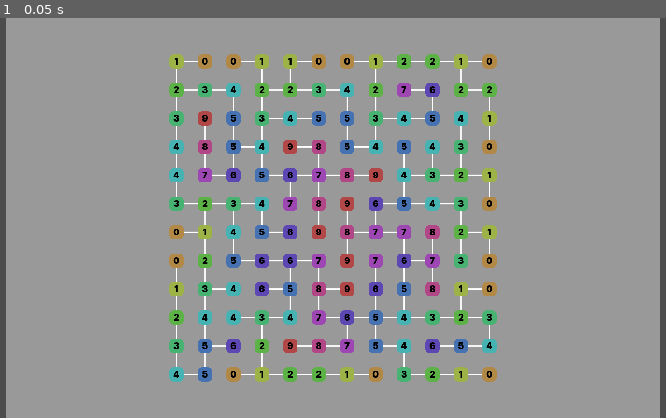
Above: before the commit, frame 1.
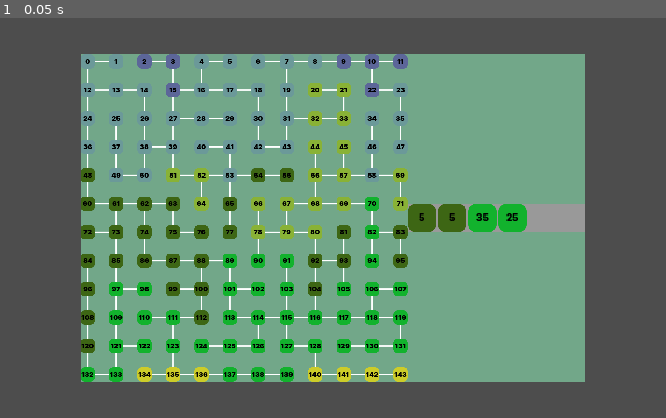
Above: after the commit, the same moment.

Repository: Pe3Hu/whao
Game: Godot game, scene res://entities/world/world.tscn
Two runs of this game, one before a commit and one after it. Both use one fixed random seed, a clock stepped at 60 frames per second and the inputs below.
Inputs:
- Up to frame 1 (0.05 s): no input

The runs differ from the first frame. In frame 1, 97% of the frame differs, in the area x 0-100%, y 0-100%.

Commit message:
version 0.005
1. Station, Flock, Beast entities added

Diff:
--- /dev/null
+++ b/entities/beast/beast.gd
@@ -0,0 +1 @@
+class_name Beast extends PanelContainer
--- a/entities/monster/monster.json
+++ b/entities/beast/beast.json
@@ -1,5 +1,4 @@
-{
-"blank":[
+[
  {
   "title": "owl",
   "skin": "feathers",
@@ -13,7 +12,11 @@
   "level 6": "3,3,36,7",
   "level 7": "4,4,48,8",
   "level 8": "6,6,60,9",
-  "level 9": "9,9,72,10"
+  "level 9": "9,9,72,10",
+  "terrain jungle": 3,
+  "terrain tundra": 8,
+  "terrain mountain": 5,
+  "terrain plain": 2
  },
  {
   "title": "raven",
@@ -28,7 +31,10 @@
   "level 6": "6,24,12,7",
   "level 7": "8,32,16,8",
   "level 8": "12,40,20,9",
-  "level 9": "18,48,24,10"
+  "level 9": "18,48,24,10",
+  "terrain tundra": 4,
+  "terrain swamp": 6,
+  "terrain plain": 8
  },
  {
   "title": "hawk",
@@ -43,7 +49,10 @@
   "level 6": "12,6,24,7",
   "level 7": "16,8,32,8",
   "level 8": "20,12,40,9",
-  "level 9": "24,18,48,10"
+  "level 9": "24,18,48,10",
+  "terrain mountain": 9,
+  "terrain desert": 5,
+  "terrain plain": 4
  },
  {
   "title": "bear",
@@ -58,7 +67,10 @@
   "level 6": "36,3,3,7",
   "level 7": "48,4,4,8",
   "level 8": "60,6,6,9",
-  "level 9": "72,9,9,10"
+  "level 9": "72,9,9,10",
+  "terrain jungle": 4,
+  "terrain tundra": 6,
+  "terrain mountain": 8
  },
  {
   "title": "cougar",
@@ -73,7 +85,11 @@
   "level 6": "12,24,6,7",
   "level 7": "16,32,8,8",
   "level 8": "20,40,12,9",
-  "level 9": "24,48,18,10"
+  "level 9": "24,48,18,10",
+  "terrain jungle": 8,
+  "terrain mountain": 2,
+  "terrain swamp": 3,
+  "terrain plain": 5
  },
  {
   "title": "wolf",
@@ -88,7 +104,10 @@
   "level 6": "24,6,12,7",
   "level 7": "32,8,16,8",
   "level 8": "40,12,20,9",
-  "level 9": "48,18,24,10"
+  "level 9": "48,18,24,10",
+  "terrain tundra": 9,
+  "terrain desert": 3,
+  "terrain plain": 6
  },
  {
   "title": "turtle",
@@ -103,7 +122,10 @@
   "level 6": "6,12,24,7",
   "level 7": "8,16,32,8",
   "level 8": "12,20,40,9",
-  "level 9": "18,24,48,10"
+  "level 9": "18,24,48,10",
+  "terrain desert": 7,
+  "terrain swamp": 8,
+  "terrain plain": 3
  },
  {
   "title": "crocodile",
@@ -118,7 +140,10 @@
   "level 6": "24,12,6,7",
   "level 7": "32,16,8,8",
   "level 8": "40,20,12,9",
-  "level 9": "48,24,18,10"
+  "level 9": "48,24,18,10",
+  "terrain jungle": 5,
+  "terrain desert": 4,
+  "terrain swamp": 9
  },
  {
   "title": "cobra",
@@ -133,7 +158,9 @@
   "level 6": "3,36,3,7",
   "level 7": "4,48,4,8",
   "level 8": "6,60,6,9",
-  "level 9": "9,72,9,10"
+  "level 9": "9,72,9,10",
+  "terrain jungle": 6,
+  "terrain mountain": 3,
+  "terrain desert": 9
  }
 ]
-}
--- /dev/null
+++ b/entities/beast/beast.tscn
@@ -0,0 +1,9 @@
+[gd_scene load_steps=3 format=3 uid="uid://ca4e6omodx10y"]
+
+[ext_resource type="Script" path="res://entities/beast/beast.gd" id="1_aym5n"]
+
+[sub_resource type="StyleBoxFlat" id="StyleBoxFlat_0uytx"]
+
+[node name="Beast" type="PanelContainer"]
+theme_override_styles/panel = SubResource("StyleBoxFlat_0uytx")
+script = ExtResource("1_aym5n")
--- /dev/null
+++ b/entities/beast/beast_resource.gd
@@ -0,0 +1 @@
+class_name BeastResource extends Resource
--- a/entities/crossroad/crossroad.gd
+++ b/entities/crossroad/crossroad.gd
@@ -28,8 +28,10 @@
 	return self
 
 func update() -> void:
-	%Remoteness.text = str(resource.deadend_remoteness)
-	%TextureRect.modulate = Color.from_hsv(float(resource.deadend_remoteness + 1) / maze.resource.max_deadend_remoteness, 0.6, 0.7)
+	#%Remoteness.text = str(resource.deadend_remoteness)
+	%Index.text = str(resource.index)
+	if resource.terrain != "":
+		%TextureRect.modulate = Global.color.terrain[resource.terrain]#Color.from_hsv(float(resource.deadend_remoteness + 1) / maze.resource.max_deadend_remoteness, 0.6, 0.7)
 	#if resource.is_origin:
 		#origin = "origin"
 	#else:
--- /dev/null
+++ b/entities/crossroad/crossroad.json
@@ -0,0 +1,109 @@
+[
+ {
+  "remoteness": 0,
+  "hazard 1": 70,
+  "hazard 2": 20,
+  "hazard 3": 10,
+  "rarity common": 80,
+  "rarity uncommon": 15,
+  "rarity rare": 5
+ },
+ {
+  "remoteness": 1,
+  "hazard 1": 35,
+  "hazard 2": 25,
+  "hazard 3": 25,
+  "hazard 4": 15,
+  "rarity common": 55,
+  "rarity uncommon": 30,
+  "rarity rare": 10,
+  "rarity epic": 4,
+  "rarity legendary": 1
+ },
+ {
+  "remoteness": 2,
+  "hazard 2": 30,
+  "hazard 3": 40,
+  "hazard 4": 30,
+  "rarity common": 30,
+  "rarity uncommon": 40,
+  "rarity rare": 15,
+  "rarity epic": 10,
+  "rarity legendary": 5
+ },
+ {
+  "remoteness": 3,
+  "hazard 3": 50,
+  "hazard 4": 20,
+  "hazard 5": 30,
+  "rarity common": 20,
+  "rarity uncommon": 35,
+  "rarity rare": 20,
+  "rarity epic": 15,
+  "rarity legendary": 10
+ },
+ {
+  "remoteness": 4,
+  "hazard 3": 15,
+  "hazard 4": 30,
+  "hazard 5": 35,
+  "hazard 6": 20,
+  "rarity common": 10,
+  "rarity uncommon": 30,
+  "rarity rare": 25,
+  "rarity epic": 20,
+  "rarity legendary": 15
+ },
+ {
+  "remoteness": 5,
+  "hazard 4": 20,
+  "hazard 5": 30,
+  "hazard 6": 40,
+  "hazard 7": 10,
+  "rarity uncommon": 25,
+  "rarity rare": 30,
+  "rarity epic": 25,
+  "rarity legendary": 20
+ },
+ {
+  "remoteness": 6,
+  "hazard 5": 30,
+  "hazard 6": 35,
+  "hazard 7": 20,
+  "hazard 8": 15,
+  "rarity uncommon": 10,
+  "rarity rare": 35,
+  "rarity epic": 30,
+  "rarity legendary": 25
+ },
+ {
+  "remoteness": 7,
+  "hazard 5": 10,
+  "hazard 6": 25,
+  "hazard 7": 30,
+  "hazard 8": 25,
+  "hazard 9": 10,
+  "rarity rare": 40,
+  "rarity epic": 30,
+  "rarity legendary": 30
+ },
+ {
+  "remoteness": 8,
+  "hazard 6": 10,
+  "hazard 7": 30,
+  "hazard 8": 30,
+  "hazard 9": 30,
+  "rarity rare": 30,
+  "rarity epic": 30,
+  "rarity legendary": 40
+ },
+ {
+  "remoteness": 9,
+  "hazard 7": 10,
+  "hazard 8": 20,
+  "hazard 9": 70,
+  "rarity rare": 20,
+  "rarity epic": 30,
+  "rarity legendary": 50
+ }
+]
--- a/entities/crossroad/crossroad.tscn
+++ b/entities/crossroad/crossroad.tscn
@@ -30,6 +30,7 @@
 
 [node name="Remoteness" type="Label" parent="."]
 unique_name_in_owner = true
+visible = false
 layout_mode = 2
 theme_override_colors/font_color = Color(0, 0, 0, 1)
 theme_override_fonts/font = ExtResource("2_cssey")
@@ -37,3 +38,13 @@
 text = "0"
 horizontal_alignment = 1
 vertical_alignment = 1
+
+[node name="Index" type="Label" parent="."]
+unique_name_in_owner = true
+layout_mode = 2
+theme_override_colors/font_color = Color(0, 0, 0, 1)
+theme_override_fonts/font = ExtResource("2_cssey")
+theme_override_font_sizes/font_size = 30
+text = "0"
+horizontal_alignment = 1
+vertical_alignment = 1
--- a/entities/crossroad/crossroad_resource.gd
+++ b/entities/crossroad/crossroad_resource.gd
@@ -12,6 +12,9 @@
 var neighbors: Dictionary
 var index: int
 var deadend_remoteness: int = -1
+var hazard: int
+var heat: float
+var terrain: String
 
 var arrow_size: Vector2 = Vector2(32, 32)
 
@@ -25,6 +28,7 @@
 	index = maze.crossroads.size()
 	maze.crossroads.append(self)
 	maze.grids[grid] = self
+	heat = maze.noise.get_noise_2dv(grid)
 	return self
 
 func inactive_all_outputs() -> void:
@@ -91,3 +95,13 @@
 
 func get_manhattan_distance(crossroad_: CrossroadResource) -> int:
 	return abs(grid.x - crossroad_.grid.x) + abs(grid.y - crossroad_.grid.y)
+
+func roll_hazard() -> void:
+	var description = Global.dict.crossroad.remoteness[deadend_remoteness]
+	hazard = int(Global.get_random_key(description.hazard)) * 10 - 5
+
+func roll_flock() -> FlockResource:
+	var flock_resource = FlockResource.new()
+
+
+	return flock_resource
--- /dev/null
+++ b/entities/flock/flock.gd
@@ -0,0 +1,17 @@
+class_name Flock extends PanelContainer
+
+
+var route: Route:
+	set = set_route
+var resource: FlockResource:
+	set = set_resource
+
+
+func set_resource(resource_: FlockResource) -> Flock:
+	resource = resource_
+	return self
+
+func set_route(route_: Route) -> Flock:
+	route = route_
+	route.get_node("%Milestones").add_child(self)
+	return self
--- /dev/null
+++ b/entities/flock/flock.tscn
@@ -0,0 +1,16 @@
+[gd_scene load_steps=3 format=3 uid="uid://b61qq0cvhwbcv"]
+
+[ext_resource type="Script" path="res://entities/flock/flock.gd" id="1_yl55p"]
+
+[sub_resource type="StyleBoxFlat" id="StyleBoxFlat_0uytx"]
+
+[node name="Flock" type="PanelContainer"]
+theme_override_styles/panel = SubResource("StyleBoxFlat_0uytx")
+script = ExtResource("1_yl55p")
+
+[node name="Beasts" type="GridContainer" parent="."]
+unique_name_in_owner = true
+layout_mode = 2
+theme_override_constants/h_separation = 4
+theme_override_constants/v_separation = 4
+columns = 3
--- /dev/null
+++ b/entities/flock/flock_resource.gd
@@ -0,0 +1,17 @@
+class_name FlockResource extends Resource
+
+
+var route: RouteResource:
+	set = set_route
+var crossroad: CrossroadResource:
+	set = set_crossroad
+var hazard: int
+
+
+func set_crossroad(crossroad_: CrossroadResource) -> FlockResource:
+	crossroad = crossroad_
+	return self
+
+func set_route(route_: RouteResource) -> FlockResource:
+	route = route_
+	return self
--- a/entities/maze/maze.gd
+++ b/entities/maze/maze.gd
@@ -19,8 +19,8 @@
 
 func set_resource(resource_: MazeResource) -> Maze:
 	resource = resource_
-	custom_minimum_size = resource.total_size
-	size = resource.total_size
+	custom_minimum_size = resource.total_size * 0.5
+	size = resource.total_size * 0.5
 
 	init_crossroads()
 	init_trails()
--- a/entities/maze/maze_resource.gd
+++ b/entities/maze/maze_resource.gd
@@ -10,6 +10,8 @@
 var previous_origin: CrossroadResource
 var origin: CrossroadResource
 var deadends: Array[CrossroadResource]
+var entrances: Array[CrossroadResource]
+var noise = FastNoiseLite.new()
 
 var n: int = 12
 var rows: int = n
@@ -36,6 +38,7 @@
 	roll_random_pattern()
 	calc_crossroads_deadend_remoteness()
 	limit_max_deadend_remoteness()
+	init_terrains()
 	return self
 
 func init_crossroads() -> void:
@@ -81,14 +84,16 @@
 	var visited = []
 	var current: Array[CrossroadResource]
 	var next = []
-	var border_crossroads = crossroads.filter(func(a): return a.grid.x == 0 or a.grid.x == cols -1 or a.grid.y == 0 or a.grid.y == rows -1)
-
-	for crossroad in border_crossroads:
+	entrances = crossroads.filter(func(a): return a.grid.x == 0 or a.grid.x == cols -1 or a.grid.y == 0 or a.grid.y == rows -1)
+
+	for crossroad in entrances:
 		var _trails = crossroad.trails.keys().filter(func(a): return a.is_active)
 
 		if _trails.size() == 1:
 			current.append(crossroad)
 
+	entrances.clear()
+	entrances.append_array(current)
 	var unvisited = crossroads.filter(func(a): return !current.has(a))
 
 	while !unvisited.is_empty() and max_deadend_remoteness < cols * rows:
@@ -141,3 +146,56 @@
 	while limit_deadend_remoteness < max_deadend_remoteness and counter > 0:
 		recalc_max_deadend_remoteness()
 		counter -= 1
+
+	for crossroad in crossroads:
+		crossroad.roll_hazard()
+
+func init_terrains() -> void:
+	noise.seed = 0
+	var min_heat = 1
+	var max_heat = 0
+
+	for crossroad in crossroads:
+		if crossroad.heat > max_heat:
+			max_heat = crossroad.heat
+		if crossroad.heat < min_heat:
+			min_heat = crossroad.heat
+
+	var terrains = {}
+	terrains["desert"] = 5
+	terrains["jungle"] = 3
+	terrains["swamp"] = 1
+	terrains["plain"] = -1
+	terrains["mountain"] = -3
+	terrains["tundra"] = -5
+	var current = []
+	var next = {}
+
+	for crossroad in crossroads:
+		crossroad.heat = roundi(remap(crossroad.heat, min_heat, max_heat, -5, 5))#min_heat, max_heat, crossroad.heat)
+
+		if crossroad.trails.keys().filter(func(a): return a.is_active).size() == 1:
+			var options = terrains.keys().filter(func (a): return abs(terrains[a] - crossroad.heat) <= 1)
+			crossroad.terrain = options.pick_random()
+			current.append(crossroad)
+
+	var unvisited = crossroads.filter(func(a): return !current.has(a))
+
+	while !unvisited.is_empty():
+		next = {}
+
+		for crossroad in current:
+			var neighbors = crossroad.neighbors.keys().filter(func(a): return crossroad.neighbors[a].is_active and a.terrain == "" and !next.has(a) and unvisited.has(a))
+
+			for neighbor in neighbors:
+				if !next.has(neighbor):
+					next[neighbor] = []
+
+				next[neighbor].append(crossroad.terrain)
+
+		for crossroad in next:
+			crossroad.terrain = next[crossroad].pick_random()
+
+		current.clear()
+		current.append_array(next.keys())
+		unvisited = unvisited.filter(func(a): return !current.has(a))
--- a/entities/milestone/milestone.gd
+++ b/entities/milestone/milestone.gd
@@ -1,20 +1,16 @@
 @tool
-class_name Token extends TextureRect
+class_name Milestone extends TextureRect
 
 
-@export_enum(
-	"fury", "cunning", "wisdom",
-	"exploration", "extraction",
-	"fang", "claw",
-	"stamina", "experience"
-				) var type: String = "fury":
-	set(type_):
-		type = type_
-		material = load("res://entities/token/materials/" + type + ".tres")
-		texture = load("res://entities/token/images/" + type + ".png")
-@export var value: int:
-	set(value_):
-		value = value_
-		%Value.text = str(value)
+@export var terrain: String:
+	set(terrain_):
+		terrain = terrain_
+		modulate = Global.color.terrain[terrain]
 	get:
-		return value
+		return terrain
+@export var hazard: int:
+	set(hazard_):
+		hazard = hazard_
+		%Hazard.text = str(hazard)
+	get:
+		return hazard
--- a/entities/milestone/milestone.tscn
+++ b/entities/milestone/milestone.tscn
@@ -1,30 +1,20 @@
-[gd_scene load_steps=5 format=3 uid="uid://b87qrflqy2l2w"]
+[gd_scene load_steps=4 format=3 uid="uid://b87qrflqy2l2w"]
 
-[ext_resource type="Material" uid="uid://cdqjhsknqpkb1" path="res://entities/token/materials/stamina.tres" id="1_6vrxo"]
 [ext_resource type="Texture2D" uid="uid://bwaqdxks7q6pf" path="res://entities/milestone/images/milestone.png" id="2_gnrub"]
-[ext_resource type="Script" path="res://entities/token/token.gd" id="3_jbqw8"]
+[ext_resource type="Script" path="res://entities/milestone/milestone.gd" id="2_tbc2p"]
 [ext_resource type="FontFile" uid="uid://33eqagvh85us" path="res://assets/fonts/digital/Inter-Black.ttf" id="4_hv02a"]
 
-[node name="Token" type="TextureRect"]
-material = ExtResource("1_6vrxo")
-anchors_preset = 8
-anchor_left = 0.5
-anchor_top = 0.5
-anchor_right = 0.5
-anchor_bottom = 0.5
-offset_left = -16.0
-offset_top = -16.0
-offset_right = 16.0
-offset_bottom = 16.0
-grow_horizontal = 2
-grow_vertical = 2
+[node name="Milestone" type="TextureRect"]
+offset_right = 64.0
+offset_bottom = 64.0
 size_flags_horizontal = 4
-size_flags_vertical = 4
+size_flags_vertical = 6
 texture = ExtResource("2_gnrub")
-script = ExtResource("3_jbqw8")
+script = ExtResource("2_tbc2p")
 
-[node name="Value" type="Label" parent="."]
+[node name="Hazard" type="Label" parent="."]
 unique_name_in_owner = true
+z_index = 1
 custom_minimum_size = Vector2(32, 32)
 layout_mode = 1
 anchors_preset = 8
@@ -38,9 +28,9 @@
 offset_bottom = 12.5
 grow_horizontal = 2
 grow_vertical = 2
-theme_override_colors/font_color = Color(1, 1, 1, 1)
+theme_override_colors/font_color = Color(0, 0, 0, 1)
 theme_override_fonts/font = ExtResource("4_hv02a")
 theme_override_font_sizes/font_size = 20
-text = "0"
+text = "1"
 horizontal_alignment = 1
 vertical_alignment = 1
--- a/entities/planet/planet.gd
+++ b/entities/planet/planet.gd
@@ -14,6 +14,7 @@
 func _ready() -> void:
 	resource = PlanetResource.new()
 	%Maze.set_resource(resource.maze).set_planet(self)
+	%Station.set_resource(resource.station).set_planet(self)
 
 	init_guilds()
 	init_dungeons()
--- a/entities/planet/planet.tscn
+++ b/entities/planet/planet.tscn
@@ -1,9 +1,11 @@
-[gd_scene load_steps=4 format=3 uid="uid://bm5me58j23h86"]
+[gd_scene load_steps=5 format=3 uid="uid://bm5me58j23h86"]
 
 [ext_resource type="Script" path="res://entities/planet/planet.gd" id="1_piy68"]
 [ext_resource type="PackedScene" uid="uid://c0f5w4dd4rvd5" path="res://entities/maze/maze.tscn" id="2_xqfb0"]
+[ext_resource type="PackedScene" uid="uid://bwst6ot0ty4xa" path="res://entities/station/station.tscn" id="3_cb7wy"]
 
 [sub_resource type="StyleBoxFlat" id="StyleBoxFlat_0uytx"]
+bg_color = Color(0.448093, 0.655197, 0.538936, 1)
 
 [node name="Planet" type="PanelContainer" node_paths=PackedStringArray("dungeons", "guilds")]
 anchors_preset = 8
@@ -13,6 +15,8 @@
 anchor_bottom = 0.5
 grow_horizontal = 2
 grow_vertical = 2
+size_flags_horizontal = 4
+size_flags_vertical = 4
 theme_override_styles/panel = SubResource("StyleBoxFlat_0uytx")
 script = ExtResource("1_piy68")
 dungeons = NodePath("HBox/Dungeons")
@@ -23,11 +27,8 @@
 theme_override_constants/separation = 0
 alignment = 1
 
-[node name="Maze" parent="HBox" instance=ExtResource("2_xqfb0")]
-unique_name_in_owner = true
-layout_mode = 2
-
 [node name="Dungeons" type="VBoxContainer" parent="HBox"]
+visible = false
 layout_mode = 2
 theme_override_constants/separation = 0
 alignment = 1
@@ -37,3 +38,11 @@
 layout_mode = 2
 theme_override_constants/separation = 0
 alignment = 1
+
+[node name="Maze" parent="HBox" instance=ExtResource("2_xqfb0")]
+unique_name_in_owner = true
+layout_mode = 2
+
+[node name="Station" parent="HBox" instance=ExtResource("3_cb7wy")]
+unique_name_in_owner = true
+layout_mode = 2
--- a/entities/planet/planet_resource.gd
+++ b/entities/planet/planet_resource.gd
@@ -4,6 +4,7 @@
 var dungeons: Array[DungeonResource]
 var guilds: Array[GuildResource]
 var maze: MazeResource
+var station: StationResource
 var forge: ForgeResource
 
 
@@ -11,6 +12,8 @@
 	maze = MazeResource.new()
 	maze.planet = self
 	forge = ForgeResource.new()
+	station = StationResource.new()
+	station.planet = self
 
 	init_guilds()
 	init_dungeons()
--- a/entities/route/route.gd
+++ b/entities/route/route.gd
@@ -1 +1,31 @@
 class_name Route extends PanelContainer
+
+
+@onready var milestone_scene = preload("res://entities/milestone/milestone.tscn")
+@onready var flock_scene = preload("res://entities/flock/flock.tscn")
+
+var station: Station:
+	set = set_station
+var resource: RouteResource:
+	set = set_resource
+
+
+func set_station(station_: Station) -> Route:
+	station = station_
+	station.get_node("%Routes").add_child(self)
+	init_milestones()
+	return self
+
+func set_resource(resource_: RouteResource) -> Route:
+	resource = resource_
+	return self
+
+func init_milestones() -> void:
+	for crossroad_resource in resource.crossroads:
+		var milestone = milestone_scene.instantiate()
+		milestone.hazard = crossroad_resource.hazard
+		milestone.terrain = crossroad_resource.terrain
+		%Milestones.add_child(milestone)
+
+		var flock = flock_scene.instantiate()
+		#flock.set_crossroad(crossroad_resource).set_route(self)
--- a/entities/route/route.tscn
+++ b/entities/route/route.tscn
@@ -7,3 +7,9 @@
 [node name="Route" type="PanelContainer"]
 theme_override_styles/panel = SubResource("StyleBoxFlat_0uytx")
 script = ExtResource("1_2hdwv")
+
+[node name="Milestones" type="HBoxContainer" parent="."]
+unique_name_in_owner = true
+layout_mode = 2
+theme_override_constants/separation = 4
+alignment = 1
--- a/entities/route/route_resource.gd
+++ b/entities/route/route_resource.gd
@@ -1 +1,17 @@
-class_name route extends Resource
+class_name RouteResource extends Resource
+
+
+var station: StationResource:
+	set = set_station
+var crossroads: Array:
+	set = set_crossroads
+
+
+func set_station(station_: StationResource) -> RouteResource:
+	station = station_
+	station.routes.append(self)
+	return self
+
+func set_crossroads(crossroads_: Array) -> RouteResource:
+	crossroads = crossroads_
+	return self
--- /dev/null
+++ b/entities/station/station.gd
@@ -0,0 +1,27 @@
+class_name Station extends ScrollContainer
+
+
+@onready var route_scene = preload("res://entities/route/route.tscn")
+
+var planet: Planet:
+	set = set_planet
+var resource: StationResource:
+	set = set_resource
+
+
+func set_planet(planet_: Planet) -> Station:
+	planet = planet_
+	init_routes()
+	return self
+
+func set_resource(resource_: StationResource) -> Station:
+	resource = resource_
+	return self
+
+func init_routes() -> void:
+	var route_resource = resource.routes[0]
+	var route = route_scene.instantiate()
+	route.set_resource(route_resource).set_station(self)
+
+	#for crossroad in route_resource.crossroads:
+	#	print(crossroad.index)
--- /dev/null
+++ b/entities/station/station.tscn
@@ -0,0 +1,29 @@
+[gd_scene load_steps=3 format=3 uid="uid://bwst6ot0ty4xa"]
+
+[ext_resource type="Script" path="res://entities/station/station.gd" id="1_ik8d8"]
+
+[sub_resource type="StyleBoxFlat" id="StyleBoxFlat_0uytx"]
+
+[node name="Station" type="ScrollContainer"]
+custom_minimum_size = Vector2(400, 64)
+anchors_preset = 8
+anchor_left = 0.5
+anchor_top = 0.5
+anchor_right = 0.5
+anchor_bottom = 0.5
+offset_left = -40.0
+offset_top = -40.0
+offset_right = 40.0
+offset_bottom = 40.0
+grow_horizontal = 2
+grow_vertical = 2
+size_flags_horizontal = 4
+size_flags_vertical = 4
+theme_override_styles/panel = SubResource("StyleBoxFlat_0uytx")
+script = ExtResource("1_ik8d8")
+
+[node name="Routes" type="VBoxContainer" parent="."]
+unique_name_in_owner = true
+layout_mode = 2
+theme_override_constants/separation = 4
+alignment = 1
--- /dev/null
+++ b/entities/station/station_resource.gd
@@ -0,0 +1,56 @@
+class_name StationResource extends Resource
+
+
+var planet: PlanetResource:
+	set = set_planet
+var maze: MazeResource
+
+var roots: Dictionary
+var routes: Array[RouteResource]
+
+
+func set_planet(planet_: PlanetResource) -> StationResource:
+	planet = planet_
+	maze = planet.maze
+	init_roots()
+	return self
+
+func init_roots() -> void:
+	var length = 1
+	roots[length] = []
+
+	for entrance in maze.entrances:
+		roots[length].append([entrance])
+
+	var flag = true
+
+	while flag:
+		flag = false
+		length += 1
+		roots[length] = []
+
+		for root in roots[length - 1]:
+			var crossroad = root.back()
+			var trails = crossroad.trails.keys().filter(func(a): return a.is_active and !root.has(crossroad.trails[a]))
+
+			if !trails.is_empty() and !flag:
+				flag = true
+
+			for trail in trails:
+				var new_root = root.duplicate()
+				var last_step = root.back().deadend_remoteness - root[root.size() - 2].deadend_remoteness
+				var next_crossroad = crossroad.trails[trail]
+				var next_step = next_crossroad.deadend_remoteness - root.back().deadend_remoteness
+
+				if !(last_step < 0 and next_step > 0):
+					new_root.append(crossroad.trails[trail])
+					roots[length].append(new_root)
+
+	for _length in roots:
+		if _length > 1:
+			for crossroads in roots[_length]:
+				var end = crossroads.back()
+
+				if end.trails.keys().filter(func(a): return a.is_active).size() == 1:
+					var route = RouteResource.new()
+					route.set_crossroads(crossroads).set_station(self)
--- a/entities/token/token.gd
+++ b/entities/token/token.gd
@@ -1,7 +1,17 @@
 @tool
-class_name Milestone extends TextureRect
+class_name Token extends TextureRect
 
 
+@export_enum(
+	"fury", "cunning", "wisdom",
+	"exploration", "extraction",
+	"fang", "claw",
+	"stamina", "experience"
+				) var type: String = "fury":
+	set(type_):
+		type = type_
+		material = load("res://entities/token/materials/" + type + ".tres")
+		texture = load("res://entities/token/images/" + type + ".png")
 @export var value: int:
 	set(value_):
 		value = value_
--- a/script/Global.gd
+++ b/script/Global.gd
@@ -42,6 +42,7 @@
 
 	init_profession()
 	init_item()
+	init_crossroad()
 
 func init_direction() -> void:
 	dict.direction = {}
@@ -158,6 +159,29 @@
 		dict.profession.race[profession.race].append(profession.title)
 		dict.profession.title[profession.title] = data
 
+func init_crossroad() -> void:
+	dict.crossroad = {}
+	dict.crossroad.remoteness = {}
+	var exceptions = ["remoteness"]
+
+	var path = "res://entities/crossroad/crossroad.json"
+	var array = load_data(path)
+
+	for crossroad in array:
+		crossroad.remoteness = int(crossroad.remoteness)
+		var data = {}
+
+		for key in crossroad:
+			if !exceptions.has(key):
+				var words = key.split(" ")
+
+				if !data.has(words[0]):
+					data[words[0]] = {}
+
+				data[words[0]][words[1]] = int(crossroad[key])
+
+		dict.crossroad.remoteness[crossroad.remoteness] = data
+
 func init_item() -> void:
 	dict.item = {}
 	dict.item.title = {}
@@ -218,6 +242,14 @@
 	#color.rarity["legendary"] = Color.from_hsv(50 / h, 0.8, 0.5)
 	color.rarity["legendary"] = Color.from_hsv(60 / h, 0.9, 0.8)
 
+	color.terrain = {}
+	color.terrain["desert"] = Color.from_hsv(60 / h, 0.8, 0.8)
+	color.terrain["jungle"] = Color.from_hsv(130 / h, 0.9, 0.7)
+	color.terrain["swamp"] = Color.from_hsv(90 / h, 0.8, 0.4)
+	color.terrain["plain"] = Color.from_hsv(80 / h, 0.7, 0.7)
+	color.terrain["mountain"] = Color.from_hsv(180 / h, 0.3, 0.6)
+	color.terrain["tundra"] = Color.from_hsv(230 / h, 0.4, 0.6)
+
 func save(path_: String, data_: String):
 	var path = path_ + ".json"
 	var file = FileAccess.open(path, FileAccess.WRITE)
Not shown, removed: entities/crossroad/croC3ED.tmp
